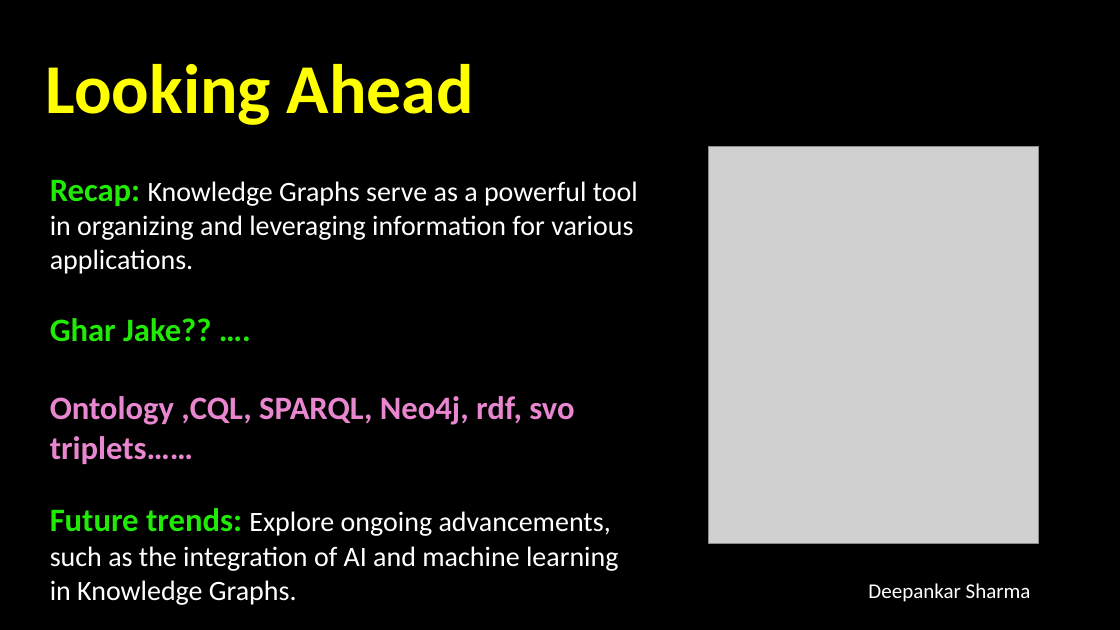
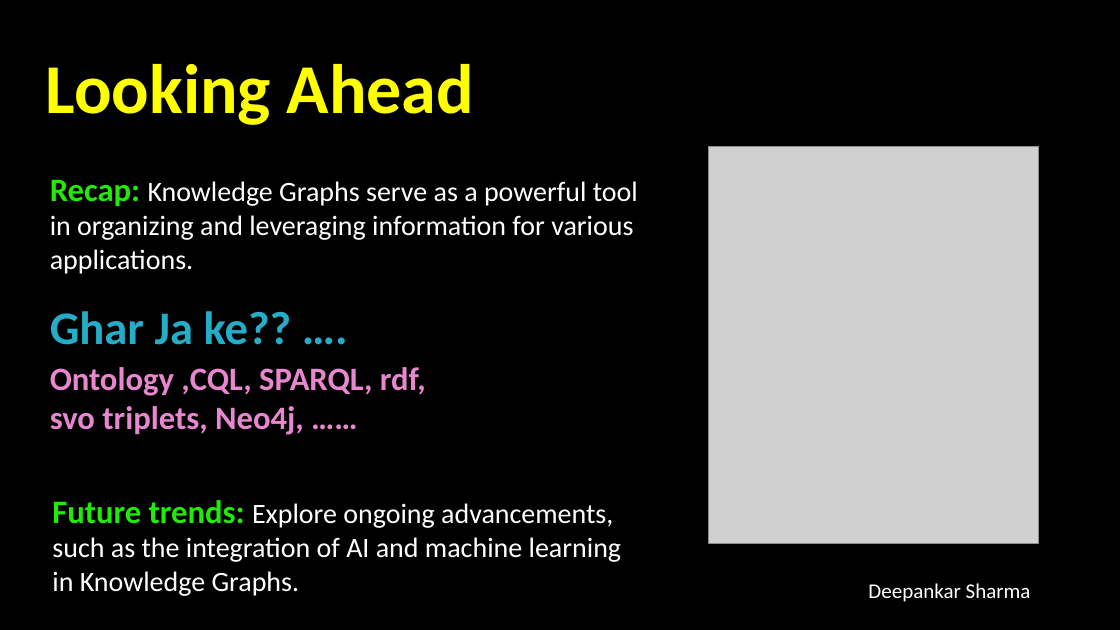
Before and after one commit to ideepankarsharma2003/MCA, a slide deck: slide 11 of temp/AluminiSession/KnowledgeGraphs.pptx. Drawn at 1120x630 pixels with LibreOffice and Linux fonts; fonts in the diff are those of the drawing; grey boxes stand for pictures. Boxes give left, top, right and bottom in pixels: in the first picture for what was removed or moved away, otherwise in the second. Text is boxed around its words. In the diff, an @@ line names an element or a change of style, - is before the commit and + after.

```diff
--- a/temp/AluminiSession/KnowledgeGraphs.pptx
+++ b/temp/AluminiSession/KnowledgeGraphs.pptx
@@ text at bbox=[50, 318, 618, 605]: paragraphs removed @@
-Ghar Jake?? ….
-Ontology ,CQL, SPARQL, Neo4j, rdf, svo triplets……
-Future trends: Explore ongoing advancements, such as the integration of AI and machine learning in Knowledge Graphs.
@@ text added at bbox=[50, 311, 292, 345], 40 pt, text #25ACC7, bold @@
+Ghar Ja ke?? ….
@@ text added at bbox=[50, 367, 426, 435], 28 pt, text #E887D0, bold @@
+Ontology ,CQL, SPARQL, rdf,
+svo triplets, Neo4j, ……
@@ text added at bbox=[52, 500, 621, 596], 24 pt, text #FFFFFF @@
+Future trends: Explore ongoing advancements, such as the integration of AI and machine learning in Knowledge Graphs.
```
Also in this commit, not shown: 1 other slide changed, 1 other file.
